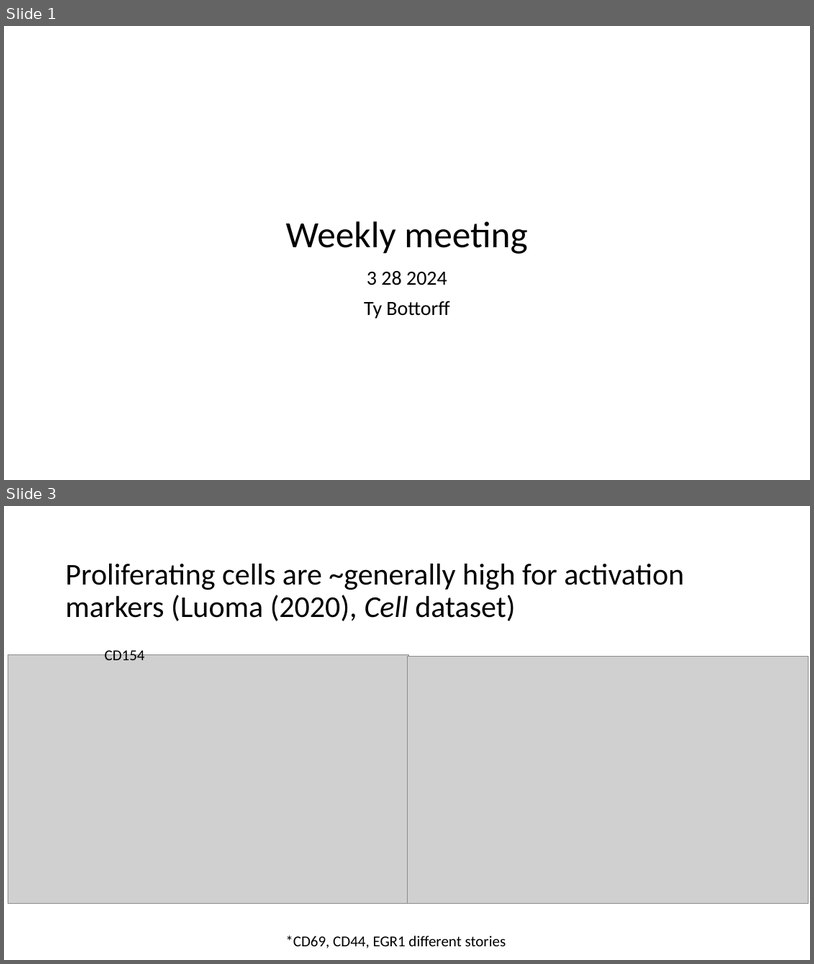
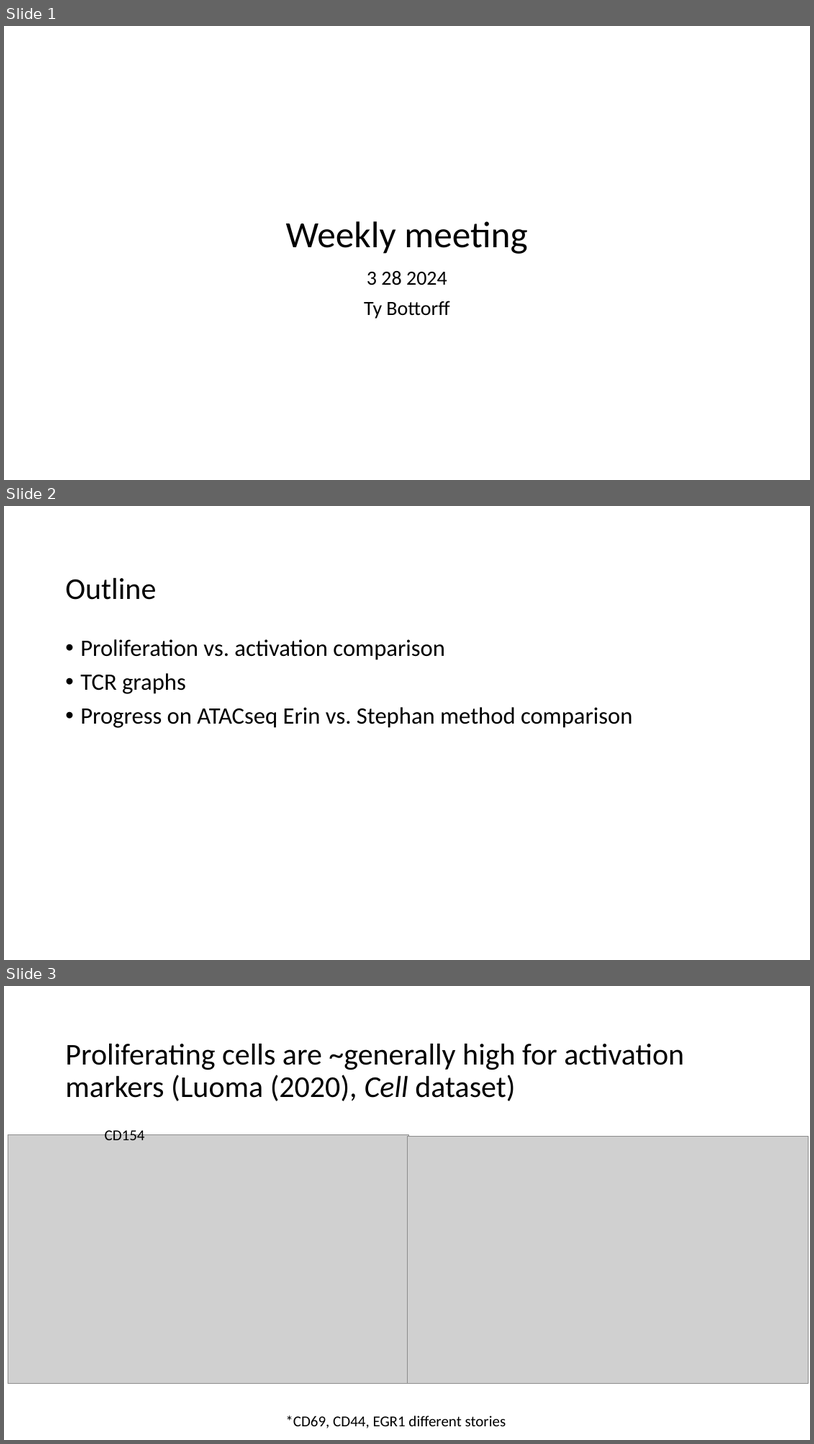
Before and after one commit to tybottorff/bottorffdocs, a slide deck: presentations/weekly_meetings/3_28_24.pptx. Shown one above the other, each under a label of ours: slides 1 and 3 before the commit, slides 1, 2 and 3 after it; the slides between them are not shown. The pictures are 814x964 and 814x1444 pixels, drawn with LibreOffice and Linux fonts; fonts in the diff are those of the drawing; grey boxes stand for pictures. Boxes give left, top, right and bottom in pixels: in the first picture for what was removed or moved away, otherwise in the second. Text is boxed around its words. In the diff, an @@ line names an element or a change of style, - is before the commit and + after.

Commit message:
Update TCR graph results for pres

```diff
--- a/presentations/weekly_meetings/3_28_24.pptx
+++ b/presentations/weekly_meetings/3_28_24.pptx
@@ slide 2 added at [4,506,810,960], background #FFFFFF @@
@@ title added at [65,578,156,600], 36 pt, text #000000 @@
+Outline
@@ text added at [80,639,633,728], 28 pt, text #000000 @@
+• Proliferation vs. activation comparison
+• TCR graphs
+• Progress on ATACseq Erin vs. Stephan method comparison
```
Also in this commit, not shown: 1 slide changed, 3 other slides added, 2 slides removed.
